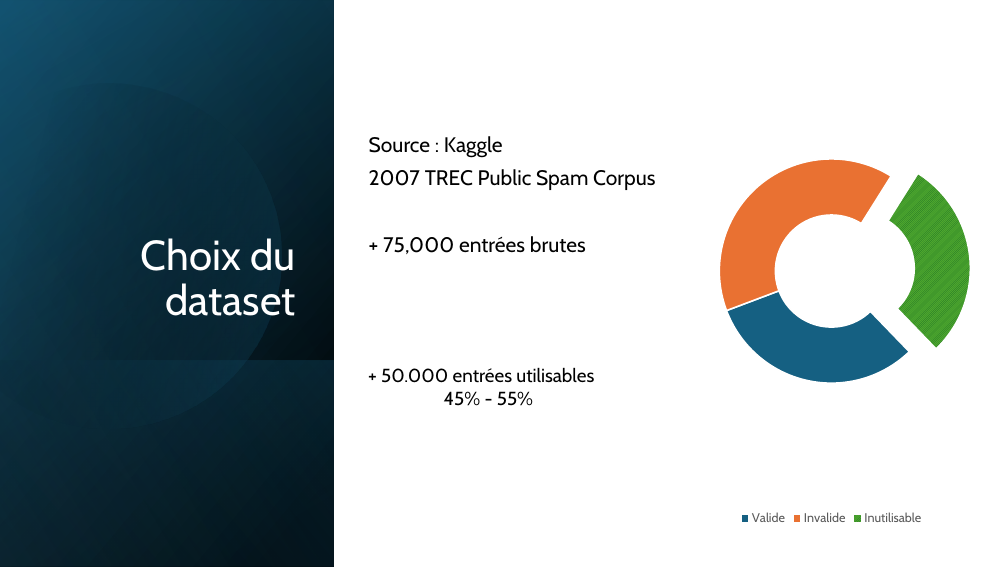
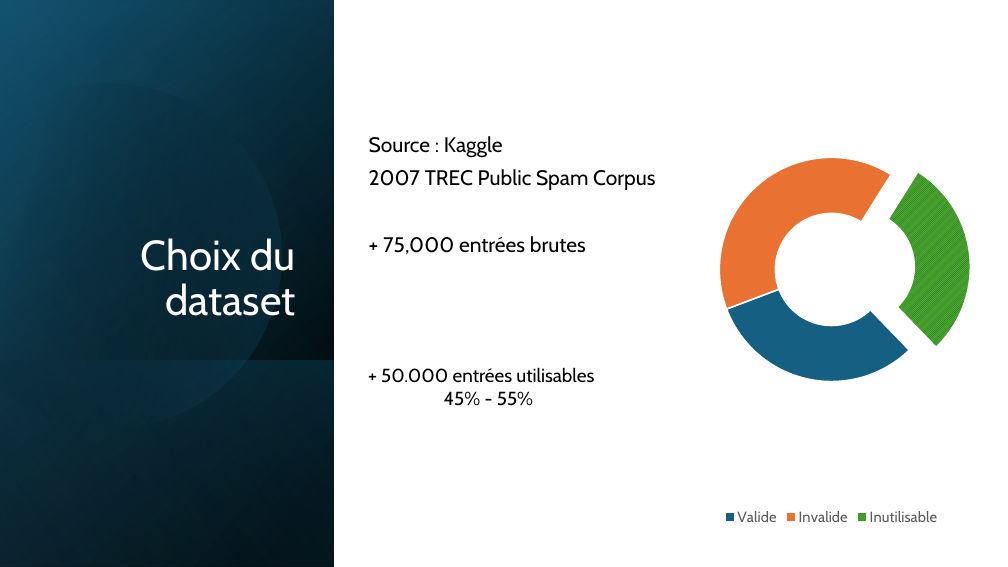
Before and after one commit to LouisBuret/EmailClassification, a slide deck: slide 4 of Présentation.pptx (slide 3 before the commit). Drawn at 1008x567 pixels with LibreOffice and Linux fonts; fonts in the diff are those of the drawing. Boxes give left, top, right and bottom in pixels: in the first picture for what was removed or moved away, otherwise in the second. Text is boxed around its words. In the diff, an @@ line names an element or a change of style, - is before the commit and + after.

```diff
--- a/Présentation.pptx
+++ b/Présentation.pptx
@@ doughnut chart at (682, 39, 981, 529) @@
@@ legend changed @@
```
Also in this commit, not shown: 3 slides added.
